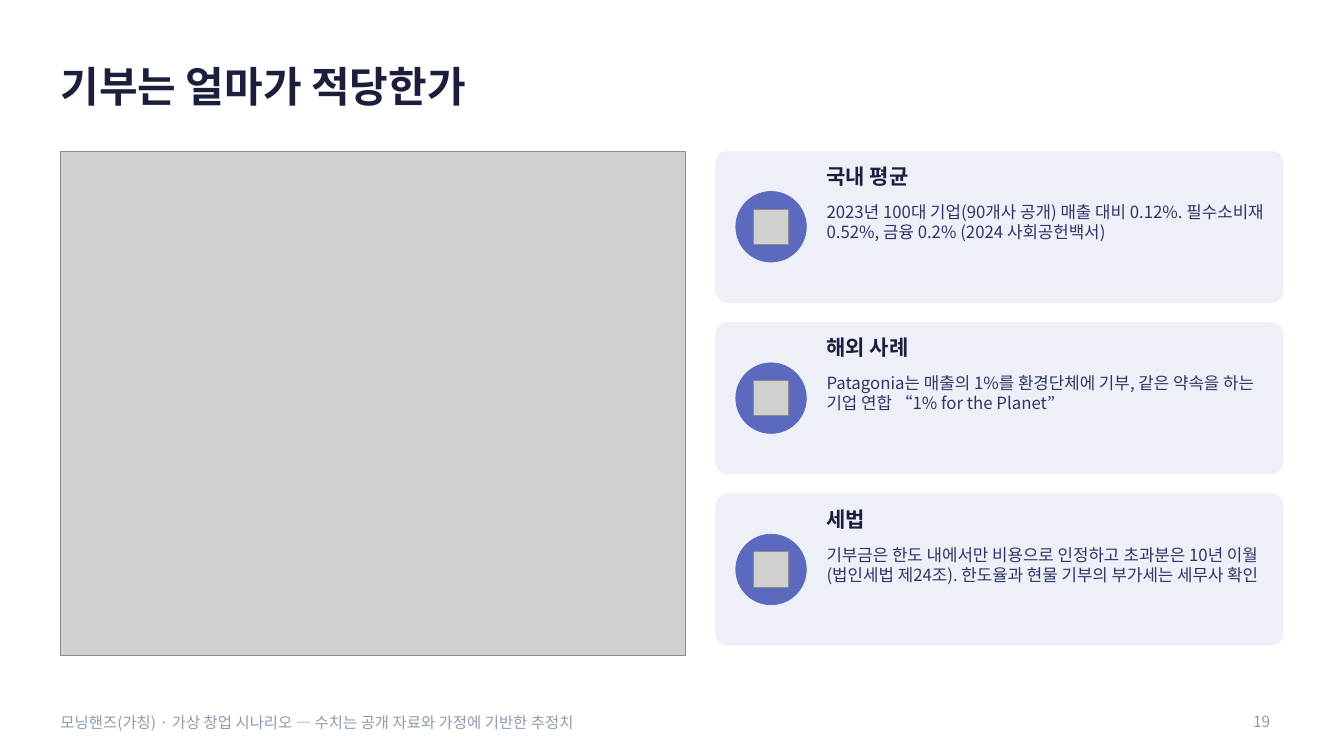
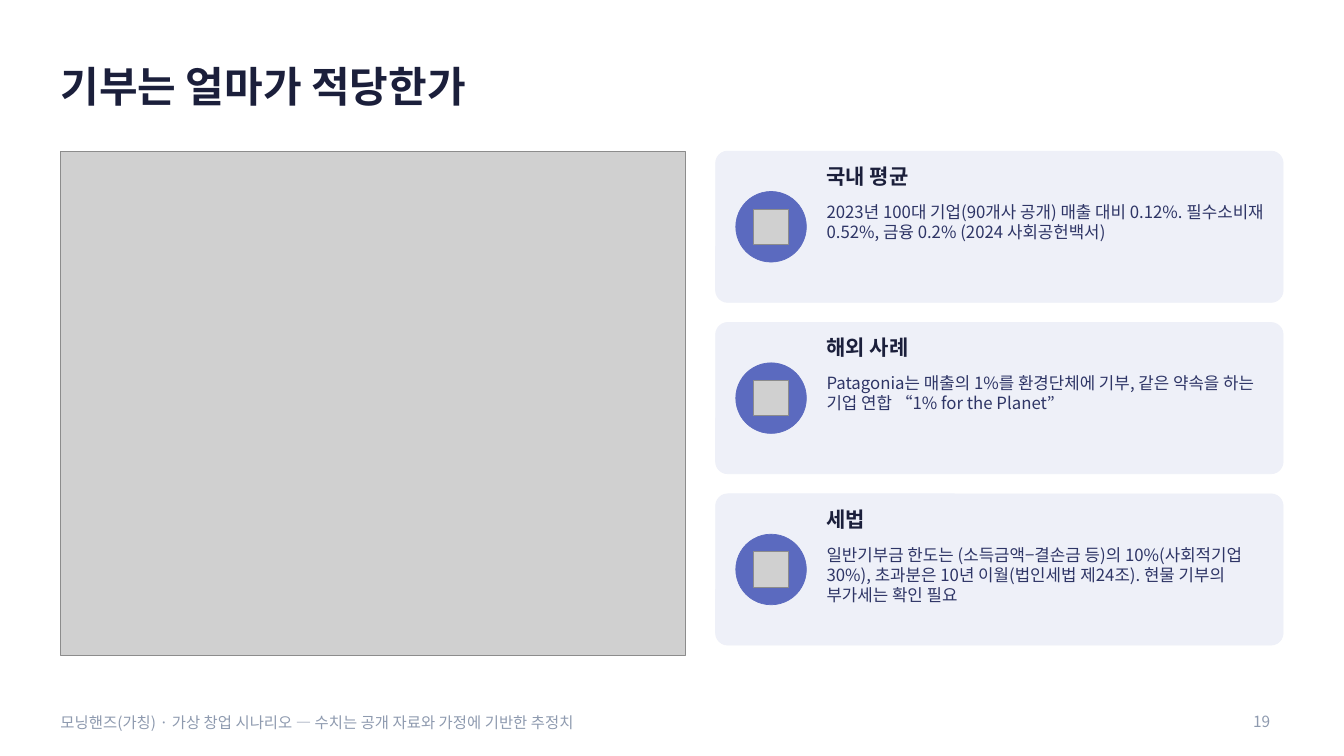
Before and after one commit to g975682-source/-, a slide deck: slide 19 of MorningHands_Business_Analysis.pptx. Drawn at 1344x756 pixels with LibreOffice and Linux fonts; fonts in the diff are those of the drawing; grey boxes stand for pictures. Boxes give left, top, right and bottom in pixels: in the first picture for what was removed or moved away, otherwise in the second. Text is boxed around its words. In the diff, an @@ line names an element or a change of style, - is before the commit and + after.

```diff
--- a/MorningHands_Business_Analysis.pptx
+++ b/MorningHands_Business_Analysis.pptx
@@ text at box(827, 547, 1242, 603): text changed @@
-기부금은 한도 내에서만 비용으로 인정하고 초과분은 10년 이월(법인세법 제24조). 한도율과 현물 기부의 부가세는 세무사 확인
+일반기부금 한도는 (소득금액−결손금 등)의 10%(사회적기업 30%), 초과분은 10년 이월(법인세법 제24조). 현물 기부의 부가세는 확인 필요
```
Also in this commit, not shown: 6 other slides changed, 2 other files.
